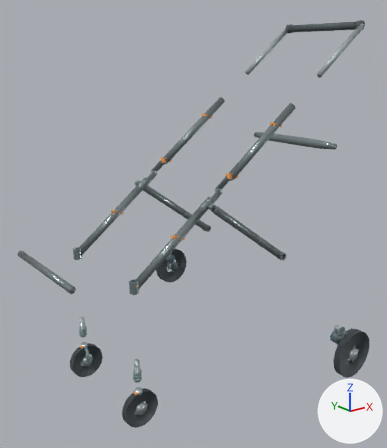
An edit to the glTF model models/no_cabin/w550_state6_wheel_S.glb, drawn before and after from the same camera.
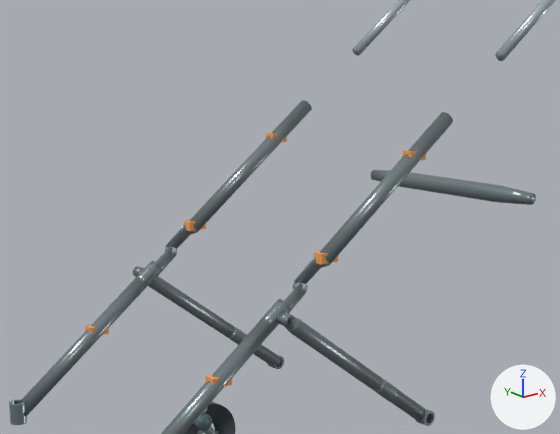
Each version appears first whole from a 50 mm lens placed at (-0.866, -1.744, 1.099), pointed at (0.535, 0.006, 0.399), and next in a close-up on the part from 18% to 90% of the width and 10% to 59% of the height. The axes (+X, +Y, +Z) are drawn at lower right. The lights are the same throughout. The older version's two pictures come first.

Names of what the first close-up shows: 'RR_tire.007', 'V46_rear_leg_-1.008', 'V46_rear_leg_1.008', 'V46_rearbar.008', 'handle_slider_-1.007', 'handle_slider_1.007', 'main_lower_-1.008', 'main_lower_1.008', 'main_upper_-1.008', 'main_upper_1.008' and 24 more.
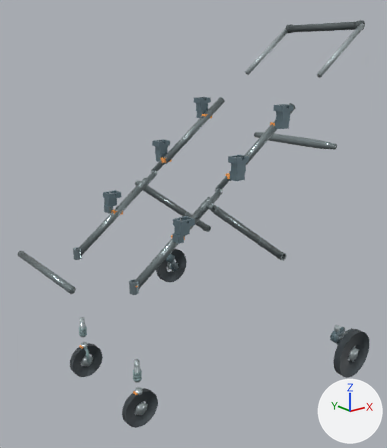
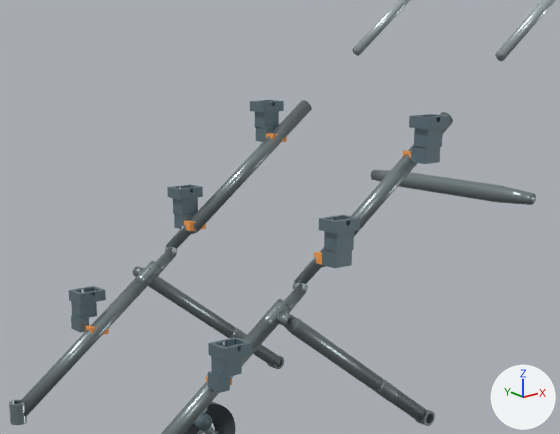
What differs and where, as boxes [x1, y1, x2, y2] in the close-ups (560 x 434 px):
'Universal_Cabin_Receiver_M_-1', added
    after: [319, 215, 360, 268]
'Universal_Cabin_Receiver_L_-1', added
    after: [208, 337, 252, 393]
'Universal_Cabin_Receiver_H_-1', added
    after: [409, 114, 449, 164]
'Universal_Cabin_Receiver_L_1', added
    after: [69, 286, 106, 332]
'Universal_Cabin_Receiver_M_1', added
    after: [167, 184, 203, 229]
'Universal_Cabin_Receiver_H_1', added
    after: [250, 100, 284, 142]

Diff of the bpy script that builds the scene:
```diff
--- a/models/no_cabin/w550_state6_wheel_S.glb.py
+++ b/models/no_cabin/w550_state6_wheel_S.glb.py
@@ ob_universal_cabin_receiver_m__1 @@
+ob_universal_cabin_receiver_m__1 = bpy.data.objects.new('Universal_Cabin_Receiver_M_-1', me_universal_cabin_receiver_m__1)  # 76 vertices, 156 faces; spans x 0.5147..0.5787, y -0.28..-0.232, z 0.639..0.732; in mat_universal_cabin_receiver (greyish blue #768b95)
+ob_universal_cabin_receiver_m__1.location = (0.0, 0.0, 0.0)
@@ ob_universal_cabin_receiver_l__1 @@
+ob_universal_cabin_receiver_l__1 = bpy.data.objects.new('Universal_Cabin_Receiver_L_-1', me_universal_cabin_receiver_l__1)  # 76 vertices, 156 faces; spans x 0.245..0.312, y -0.28..-0.232, z 0.447..0.532; in mat_universal_cabin_receiver (greyish blue #768b95)
+ob_universal_cabin_receiver_l__1.location = (0.0, 0.0, 0.0)
@@ ob_universal_cabin_receiver_h__1 @@
+ob_universal_cabin_receiver_h__1 = bpy.data.objects.new('Universal_Cabin_Receiver_H_-1', me_universal_cabin_receiver_h__1)  # 76 vertices, 156 faces; spans x 0.7547..0.8187, y -0.28..-0.232, z 0.819..0.912; in mat_universal_cabin_receiver (greyish blue #768b95)
+ob_universal_cabin_receiver_h__1.location = (0.0, 0.0, 0.0)
@@ ob_universal_cabin_receiver_m_1 @@
+ob_universal_cabin_receiver_m_1 = bpy.data.objects.new('Universal_Cabin_Receiver_M_1', me_universal_cabin_receiver_m_1)  # 76 vertices, 156 faces; spans x 0.5147..0.5787, y 0.232..0.28, z 0.639..0.732; in mat_universal_cabin_receiver (greyish blue #768b95)
+ob_universal_cabin_receiver_m_1.location = (0.0, 0.0, 0.0)
@@ ob_universal_cabin_receiver_l_1 @@
+ob_universal_cabin_receiver_l_1 = bpy.data.objects.new('Universal_Cabin_Receiver_L_1', me_universal_cabin_receiver_l_1)  # 76 vertices, 156 faces; spans x 0.245..0.312, y 0.232..0.28, z 0.447..0.532; in mat_universal_cabin_receiver (greyish blue #768b95)
+ob_universal_cabin_receiver_l_1.location = (0.0, 0.0, 0.0)
@@ ob_universal_cabin_receiver_h_1 @@
+ob_universal_cabin_receiver_h_1 = bpy.data.objects.new('Universal_Cabin_Receiver_H_1', me_universal_cabin_receiver_h_1)  # 76 vertices, 156 faces; spans x 0.7547..0.8187, y 0.232..0.28, z 0.819..0.912; in mat_universal_cabin_receiver (greyish blue #768b95)
+ob_universal_cabin_receiver_h_1.location = (0.0, 0.0, 0.0)
```
